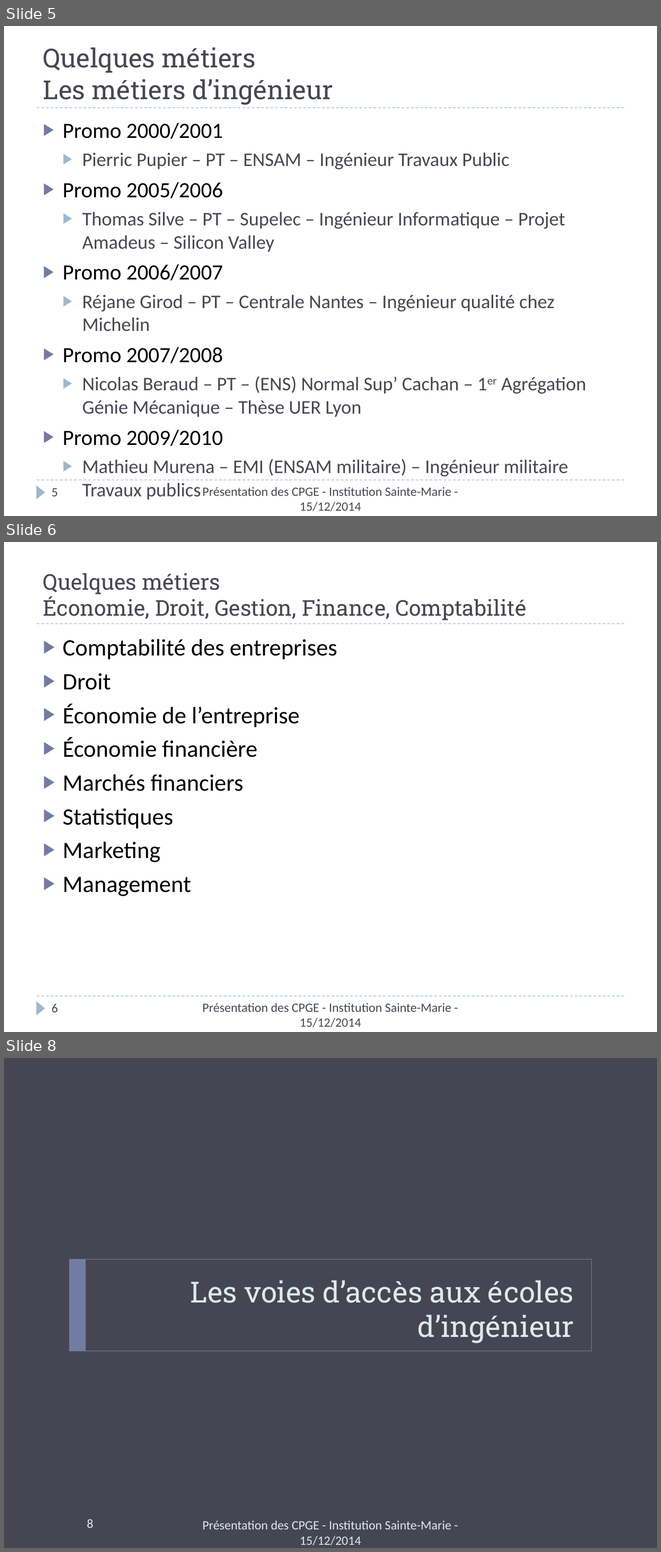
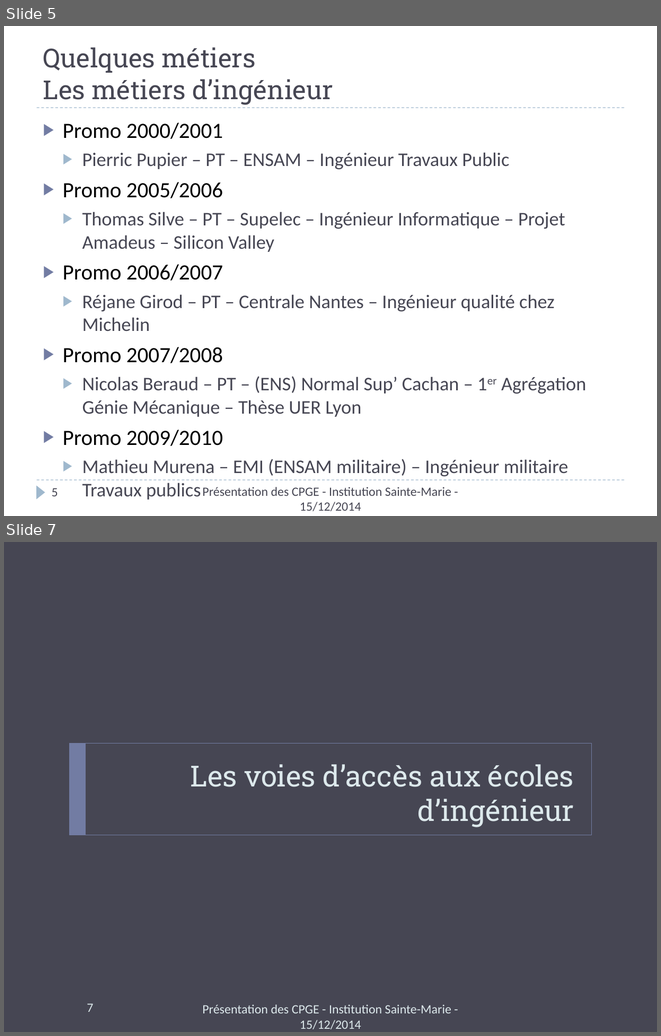
Before and after one commit to xpessoles/Orientation, a slide deck: Rouviere/PresentationCPGE_ISM.pptx. Shown one above the other, each under a label of ours: slides 5, 6 and 8 before the commit, slides 5 and 7 after it; the slides between them are not shown. The pictures are 661x1552 and 661x1036 pixels, drawn with LibreOffice and Linux fonts; fonts in the diff are those of the drawing. Boxes give left, top, right and bottom in pixels: in the first picture for what was removed or moved away, otherwise in the second. Text is boxed around its words. In the diff, an @@ line names an element or a change of style, - is before the commit and + after.

```diff
--- a/Rouviere/PresentationCPGE_ISM.pptx
+++ b/Rouviere/PresentationCPGE_ISM.pptx
@@ slide 6 removed at box(4, 542, 657, 1032), background #FFFFFF; not listed: 3 template elements that a slide beside it also shows @@
@@ title removed at box(43, 573, 527, 620) @@
-Quelques métiers
-Économie, Droit, Gestion, Finance, Comptabilité
@@ text removed at box(63, 639, 337, 896) @@
-▶ Comptabilité des entreprises
-▶ Droit
-▶ Économie de l’entreprise
-▶ Économie financière
-▶ Marchés financiers
-▶ Statistiques
-▶ Marketing
-▶ Management
@@ text removed at box(202, 1003, 451, 1027) @@
-Présentation des CPGE - Institution Sainte-Marie - 15/12/2014
@@ page number removed at box(52, 1004, 58, 1012) @@
-6
@@ what was slide 8 is now slide 7 @@
@@ page number at box(87, 1003, 93, 1012): text changed @@
-8
+7
```
Also in this commit, not shown: 4 slides changed, 3 other slides removed.
